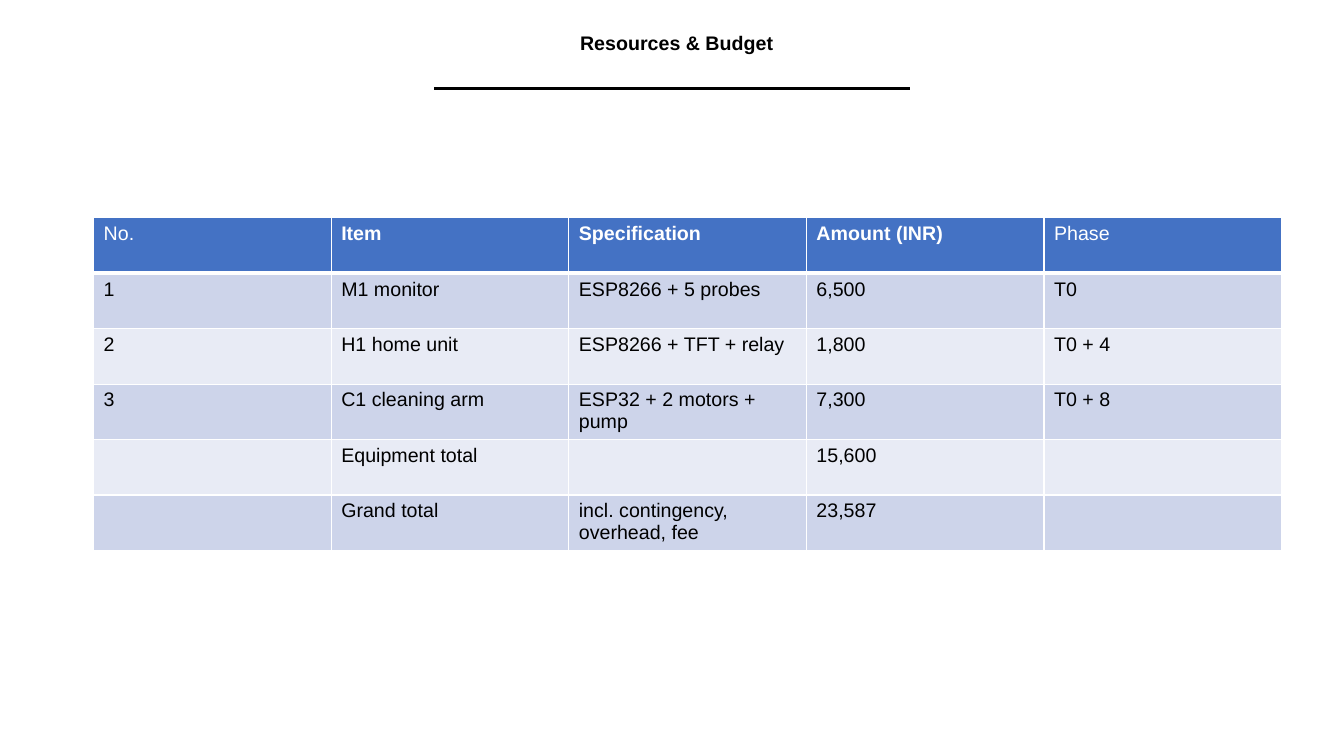
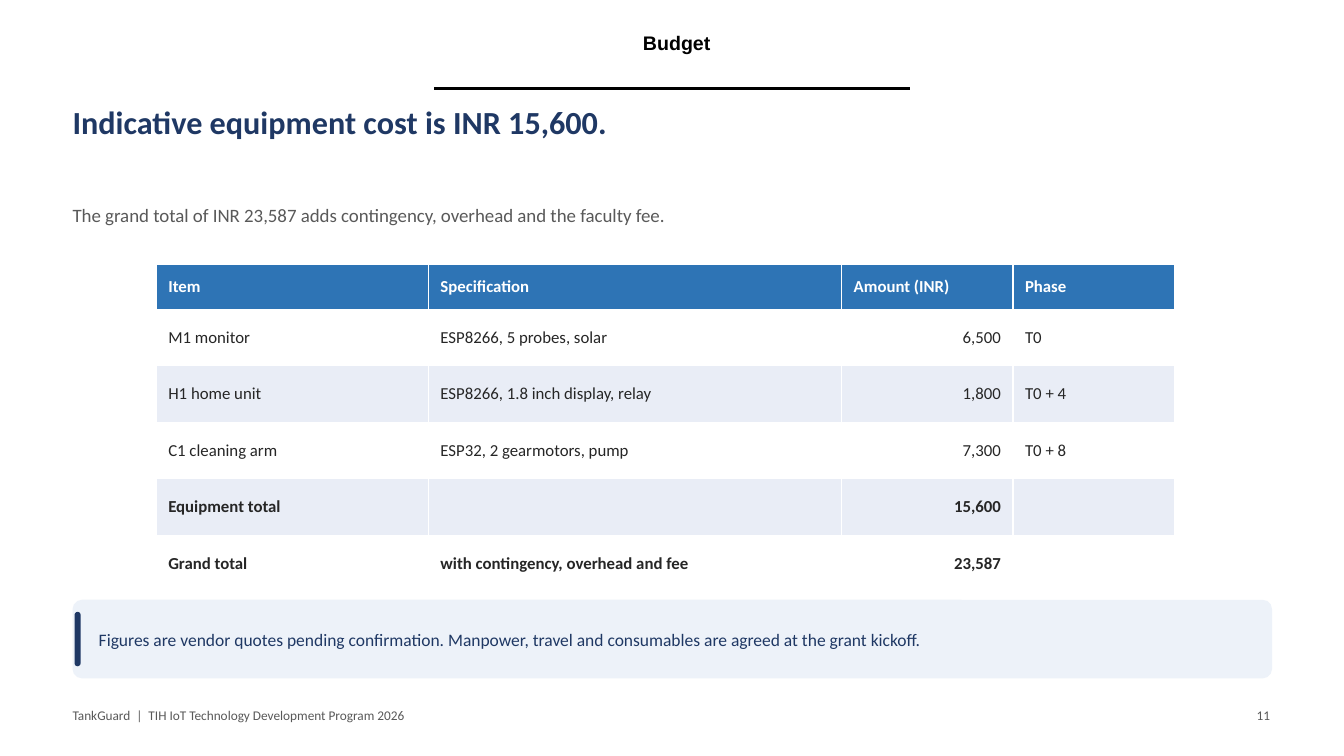
Before and after one commit to adithya-in/tankguard, a slide deck: slide 11 of docs/office/TankGuard_Presentation.pptx (slide 10 before the commit). Drawn at 1344x756 pixels with LibreOffice and Linux fonts; fonts in the diff are those of the drawing; background and template pictures are left out. Boxes give left, top, right and bottom in pixels: in the first picture for what was removed or moved away, otherwise in the second. Text is boxed around its words. In the diff, an @@ line names an element or a change of style, - is before the commit and + after.

Commit message:
docs(office): rewrite the TDP copy and rebuild the deck layout
The deck was a list of one-line claims with no setup, so a reader landing mid-deck had no context. Every slide now opens with a takeaway, carries three or four labelled cards, and closes with a callout. The narrative adds what is already built and folds market into impact.

The proposal gets dot-leader contents with page numbers, consistent table widths, right-aligned amounts, and no orphaned headings. The budget workbook is rebuilt as clean tables with a readable summary sheet.

The specification is corrected to the shipped firmware: ESP8266 on M1, weights 40/25/25/10 with level unscored, three score bands, and a BOM that matches the grant budget.

```diff
--- a/docs/office/TankGuard_Presentation.pptx
+++ b/docs/office/TankGuard_Presentation.pptx
@@ text at [643,35,711,54]: text changed @@
-Resources & Budget
+Budget
@@ text added at [73,111,606,139], 23 pt, text #1F3864, bold @@
+Indicative equipment cost is INR 15,600.
@@ text added at [73,209,665,225], 13.5 pt, text #595959 @@
+The grand total of INR 23,587 adds contingency, overhead and the faculty fee.
@@ table at [156,264,1175,592] @@
-column 1: No. | 1 | 2 | 3 |  | 
-column 3: Specification | ESP8266 + 5 probes | ESP8266 + TFT + relay | ESP32 + 2 motors + pump |  | incl. contingency, overhead, fee
+column 2: Specification | ESP8266, 5 probes, solar | ESP8266, 1.8 inch display, relay | ESP32, 2 gearmotors, pump |  | with contingency, overhead and fee
@@ table: place and size @@
-table at [94,218,1284,551]
+table at [156,264,1175,592]
@@ rounded rectangle added at [73,600,1272,679], fill #EDF2F9 @@
@@ rounded rectangle added at [75,612,81,666], fill #1F3864 @@
@@ text added at [99,634,920,649], 12.5 pt, text #1F3864 @@
+Figures are vendor quotes pending confirmation. Manpower, travel and consumables are agreed at the grant kickoff.
@@ text added at [73,711,404,723], 9.5 pt, text #595959 @@
+TankGuard | TIH IoT Technology Development Program 2026
@@ text added at [1257,711,1270,720], 9.5 pt, text #595959 @@
+11
```
Also in this commit, not shown: 4 other slides changed, 8 slides added, 8 slides removed, 5 other files.
